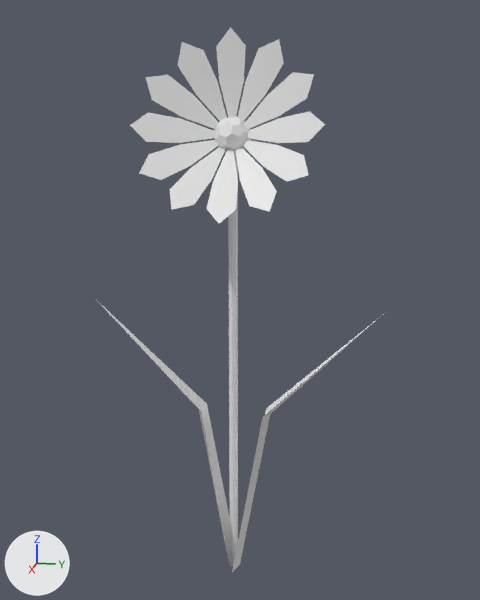
The FBX model Assets/Assets/Objects/flower4.fbx: old version first, new version second.
The view is the same before and after, from a camera (50 mm lens) standing at (0.688, 0.145, 0.499) and looking at (-0.007, 0.006, 0.326). The axes (+X, +Y, +Z) are drawn at lower left. The lights are the same throughout. Where no turn or scale is listed for an object, it has been applied to the vertices.

In view in the first picture: 'Cloner', 'Cylinder', 'Platonic', 'Polygon', 'Polygon_1'.
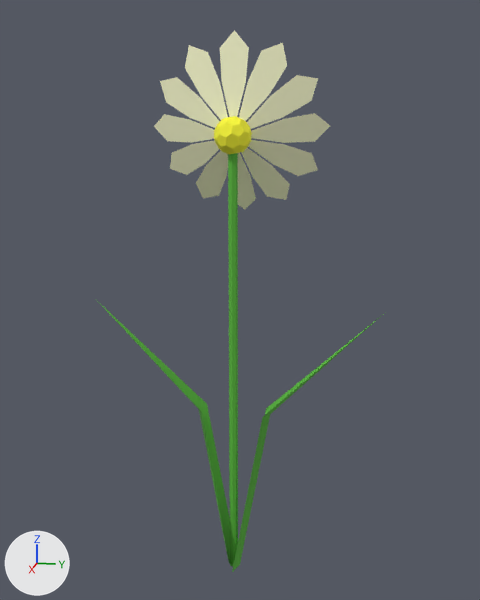
Changed parts and their boxes (x1, y1, x2, y2) in the pictures (480 x 600 px):
```json
{"object": "Cloner", "change": "recoloured, moved, turned", "before": [130, 28, 325, 224], "after": [154, 30, 330, 210]}
{"object": "Cylinder", "change": "recoloured", "before": [228, 153, 238, 566], "after": [228, 153, 238, 566], "on screen": "white to green"}
{"object": "Polygon_1", "change": "recoloured", "before": [100, 304, 230, 563], "after": [100, 304, 230, 563], "on screen": "white to green"}
{"object": "Polygon", "change": "recoloured", "before": [232, 316, 381, 572], "after": [232, 316, 381, 572], "on screen": "white to green"}
{"object": "Platonic", "change": "recoloured", "before": [214, 116, 252, 154], "after": [214, 116, 252, 154], "on screen": "white to yellow"}
```

Edits to the scene script, one JSON object a line:
```json
{"op": "add", "block": "mat_mat", "code": ["mat_mat = principled_material('Mat')", "mat_mat.base_color = (0.991, 0.965, 0.0343)  # yellow #fefb34", "mat_mat.roughness = 0.9"]}
{"op": "add", "block": "mat_mat_1", "code": ["mat_mat_1 = principled_material('Mat_1')", "mat_mat_1.base_color = (0.0976, 0.456, 0.0437)  # green #58b43b", "mat_mat_1.roughness = 0.9"]}
{"op": "add", "block": "mat_mat_0", "code": ["mat_mat_0 = principled_material('Mat_0')", "mat_mat_0.base_color = (0.991, 1.0, 0.651)  # beige #feffd3", "mat_mat_0.roughness = 0.9"]}
{"block": "me_mesh", "where": "me_mesh.from_pydata(...)  # 7 vertices, 4 faces; spans x -0.018..0.018, y 0.131..0.291, z 0.0..0.322"}
{"op": "remove", "block": "me_mesh", "code": "me_mesh.materials.append(mat_physical_1)  # white #e7e7e7"}
{"op": "add", "block": "me_mesh", "code": "me_mesh.materials.append(mat_mat_1)  # green #58b43b"}
{"block": "me_mesh_001", "where": "me_mesh_001.from_pydata(...)  # 7 vertices, 4 faces; spans x -0.018..0.018, y -0.291..-0.131, z 0.0..0.322"}
{"op": "remove", "block": "me_mesh_001", "code": "me_mesh_001.materials.append(mat_physical_1)  # white #e7e7e7"}
{"op": "add", "block": "me_mesh_001", "code": "me_mesh_001.materials.append(mat_mat_1)  # green #58b43b"}
{"block": "me_mesh_002", "where": "me_mesh_002.from_pydata(...)  # 72 vertices, 48 faces; spans x -1.8..4.5, y -8.7..9.8, z -9.7..9.7"}
{"op": "remove", "block": "me_mesh_002", "code": "me_mesh_002.materials.append(mat_physical_0)  # white #e7e7e7"}
{"op": "add", "block": "me_mesh_002", "code": "me_mesh_002.materials.append(mat_mat_0)  # beige #feffd3"}
{"block": "me_mesh_004", "where": "me_mesh_004.from_pydata(...)  # 42 vertices, 48 faces; spans x -0.005..0.005, y -0.005..0.005, z -0.25..0.25"}
{"op": "remove", "block": "me_mesh_004", "code": "me_mesh_004.materials.append(mat_physical_1)  # white #e7e7e7"}
{"op": "add", "block": "me_mesh_004", "code": "me_mesh_004.materials.append(mat_mat_1)  # green #58b43b"}
{"block": "me_mesh_003", "where": "me_mesh_003.from_pydata(...)  # 60 vertices, 64 faces; spans x -0.0193..0.0193, y -0.0184..0.0184, z -0.0186..0.0193"}
{"op": "remove", "block": "me_mesh_003", "code": "me_mesh_003.materials.append(mat_physical)  # white #e7e7e7"}
{"op": "add", "block": "me_mesh_003", "code": "me_mesh_003.materials.append(mat_mat)  # yellow #fefb34"}
{"op": "set", "path": "ob_cloner.location", "old": "(0.02, 0.0, 0.505)", "new": "(-0.02, 0.0, 0.505)"}
{"op": "set", "path": "ob_cloner.rotation_euler", "old": "(1.571, 0.0, 0.0)", "new": "(1.571, 0.0, -3.142)", "note": "degrees (90, 0, 0) -> degrees (90, 0, -180)"}
```
